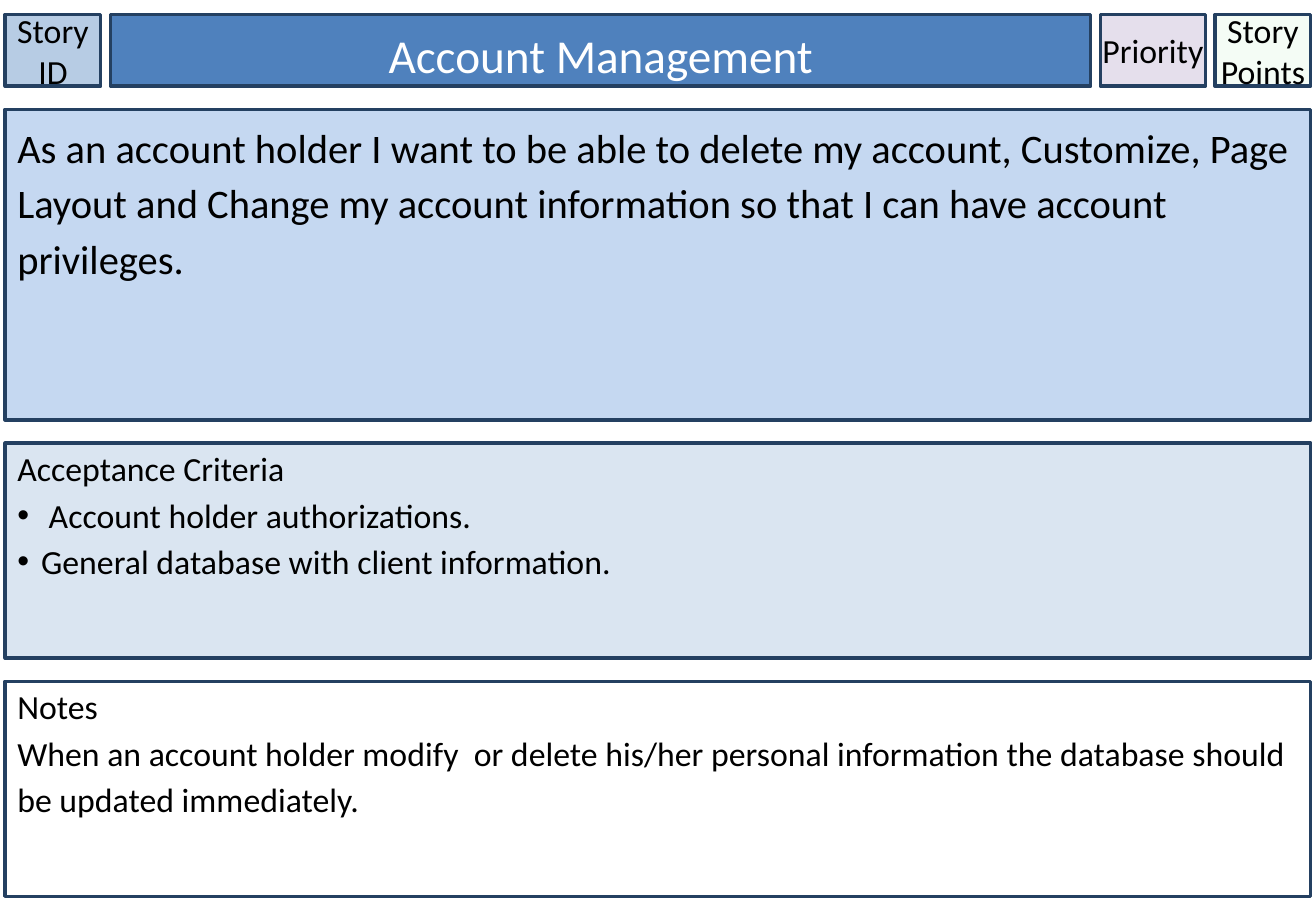
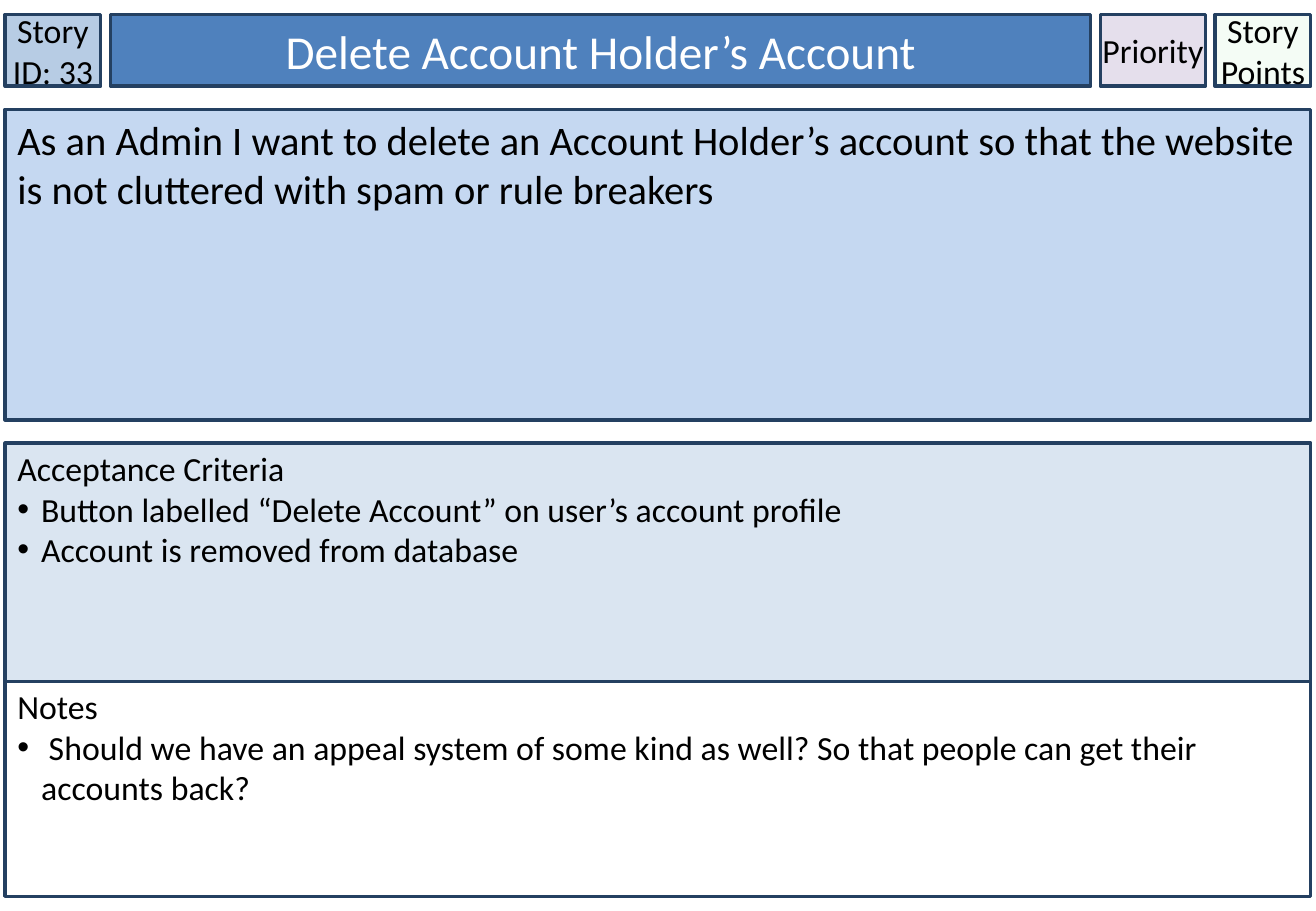
Before and after one commit to lowejosh/Django-landmarks, a slide deck: slide 34 of Story Cards.pptx (slide 30 before the commit). Drawn at 1316x911 pixels with LibreOffice and Linux fonts; fonts in the diff are those of the drawing. Boxes give left, top, right and bottom in pixels: in the first picture for what was removed or moved away, otherwise in the second. Text is boxed around its words. In the diff, an @@ line names an element or a change of style, - is before the commit and + after.

```diff
--- a/Story Cards.pptx
+++ b/Story Cards.pptx
@@ text in rectangle at [13,15,93,92]: text changed @@
-Story ID
+Story ID: 33
@@ text in rectangle at [286,36,916,70]: text changed @@
-Account Management
+Delete Account Holder’s Account
@@ text in rectangle at [17,126,1293,211]: text changed @@
-As an account holder I want to be able to delete my account, Customize, Page Layout and Change my account information so that I can have account privileges.
+As an Admin I want to delete an Account Holder’s account so that the website is not cluttered with spam or rule breakers
@@ rectangle "Acceptance Criteria": place and size @@
-rectangle "Acceptance Criteria" at [5,444,1311,659]
+rectangle "Acceptance Criteria" at [5,444,1311,682]
@@ text in rectangle at [41,498,841,563]: text changed @@
-• Account holder authorizations.
-• General database with client information.
+• Button labelled “Delete Account” on user’s account profile
+• Account is removed from database
@@ text in rectangle at [41,736,1196,801]: text changed @@
-When an account holder modify or delete his/her personal information the database should be updated immediately.
+• Should we have an appeal system of some kind as well? So that people can get their accounts back?
```
Also in this commit, not shown: 31 other slides changed, 2 slides added, 1 slide removed, 1 other file.
